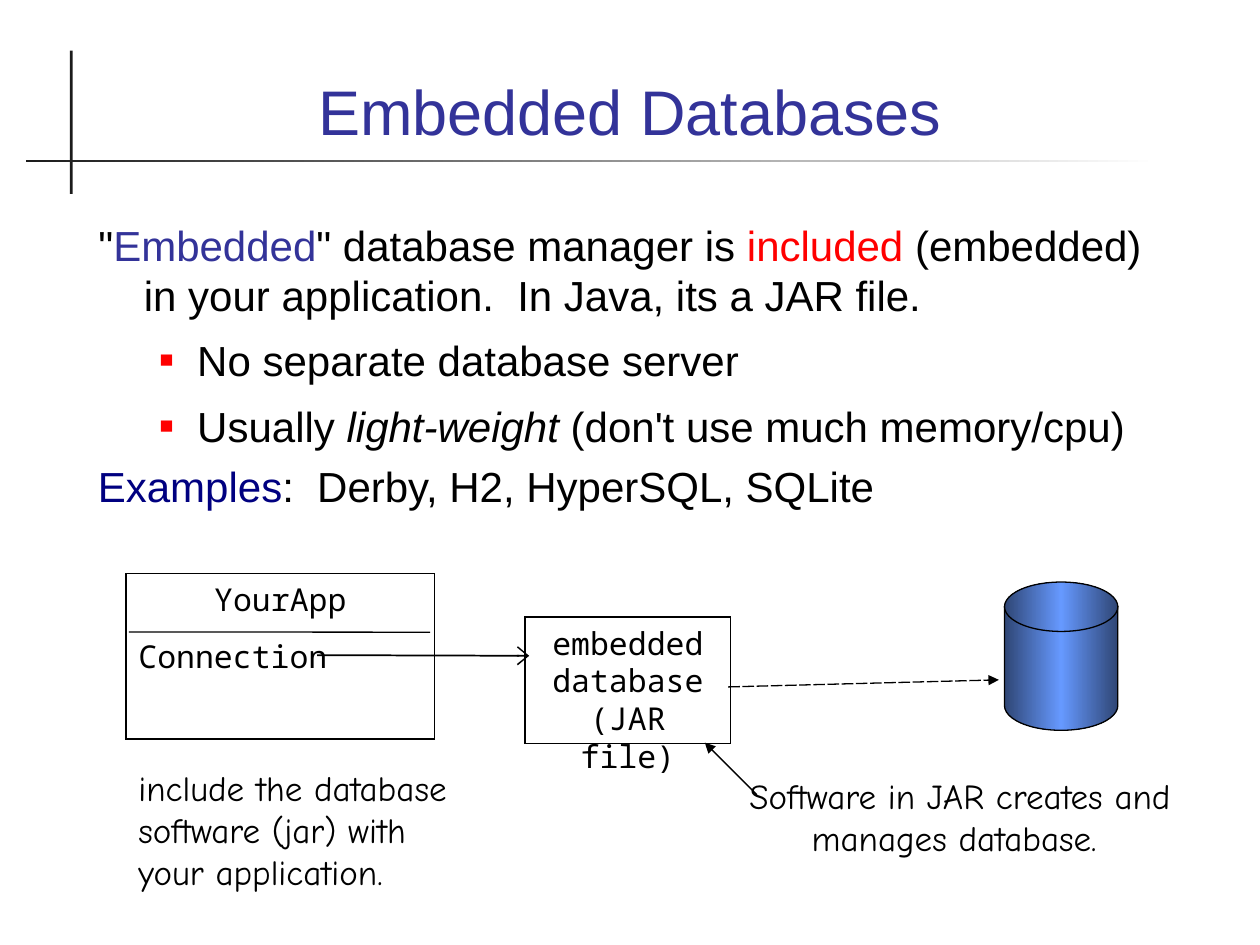
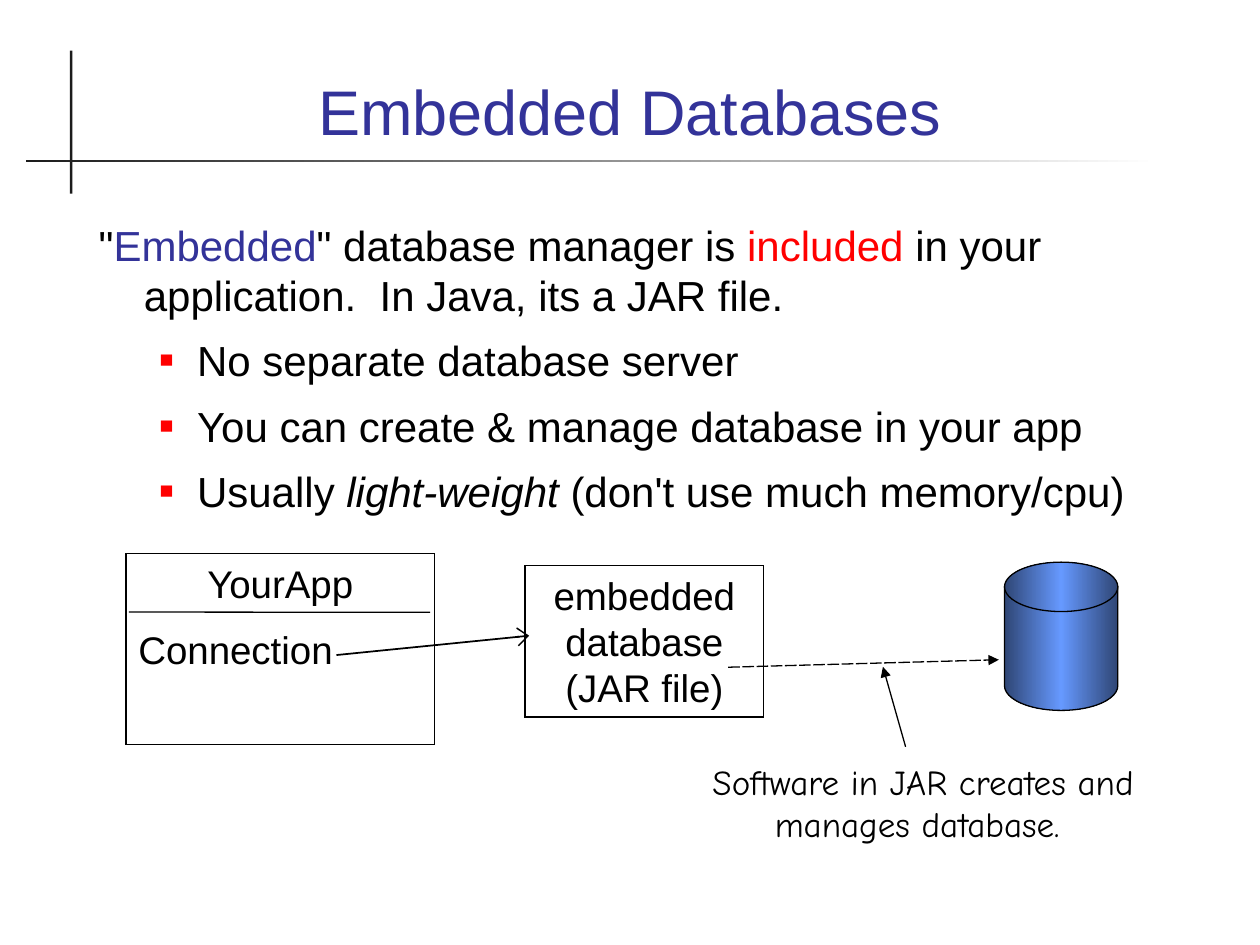
Before and after one commit to skeoop/skeoop.github.io, a slide deck: slide 16 of database/1-Database-Introduction.ppt (slide 17 before the commit). Drawn at 1260x945 pixels with LibreOffice and Linux fonts; fonts in the diff are those of the drawing. Boxes give left, top, right and bottom in pixels: in the first picture for what was removed or moved away, otherwise in the second. Text is boxed around its words. In the diff, an @@ line names an element or a change of style, - is before the commit and + after.

```diff
--- a/database/1-Database-Introduction.ppt
+++ b/database/1-Database-Introduction.ppt
@@ text at (99,230,1042,319): text changed @@
-"Embedded" database manager is included (embedded) in your application. In Java, its a JAR file.
+"Embedded" database manager is included in your application. In Java, its a JAR file.
@@ text at (197,411,1082,450): paragraph added @@
+  ■ You can create & manage database in your app
@@ text at (98,471,874,511): paragraph removed @@
-Examples: Derby, H2, HyperSQL, SQLite
@@ rectangle "YourApp": place and size @@
-rectangle "YourApp" at (126,573,435,740)
+rectangle "YourApp" at (126,553,435,743)
@@ rectangle "YourApp" at (126,553,435,743): size 18 to 22 pt, font Noto Sans Mono to Arial @@
@@ rectangle "embedded database (JAR file)" at (525,566,765,717): size 18 to 22 pt, font Noto Sans Mono to Arial @@
@@ rectangle "embedded database (JAR file)": place and size @@
-rectangle "embedded database (JAR file)" at (525,617,731,743)
+rectangle "embedded database (JAR file)" at (525,566,765,717)
@@ arrow moved from (318, 655) - (529, 655) to (338, 655) - (529, 636) @@
@@ 1 line, 1 cylinder, 1 arrow: place and size @@
-1 line, 1 cylinder, 1 arrow at (130,582,1118,731)
+1 line, 1 cylinder, 1 arrow at (130,562,1118,711)
@@ arrow added from (906, 747) to (883, 667), #000000 0.74 pt @@
@@ arrow removed from (757, 795) to (704, 742) @@
@@ text removed at (138,777,447,892) @@
-include the database software (jar) with your application.
@@ text "Software in JAR creates and ...": place and size @@
-text "Software in JAR creates and ..." at (749,785,1171,858)
+text "Software in JAR creates and ..." at (712,771,1134,844)
```
Also in this commit, not shown: 8 other slides changed, 1 slide added, 7 other files.
